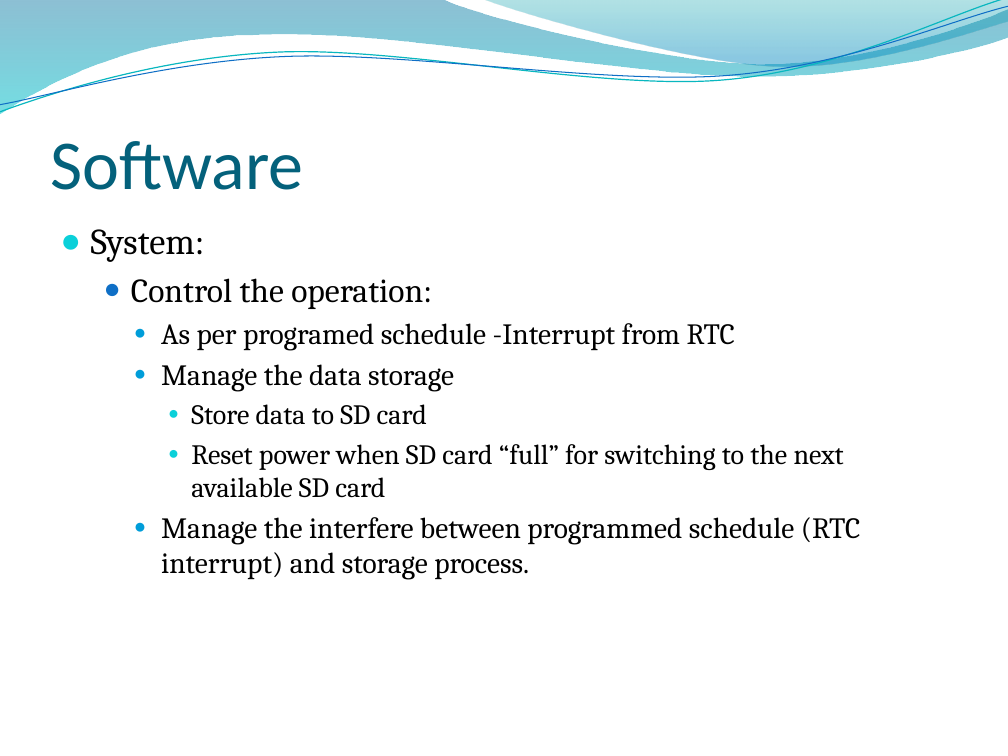
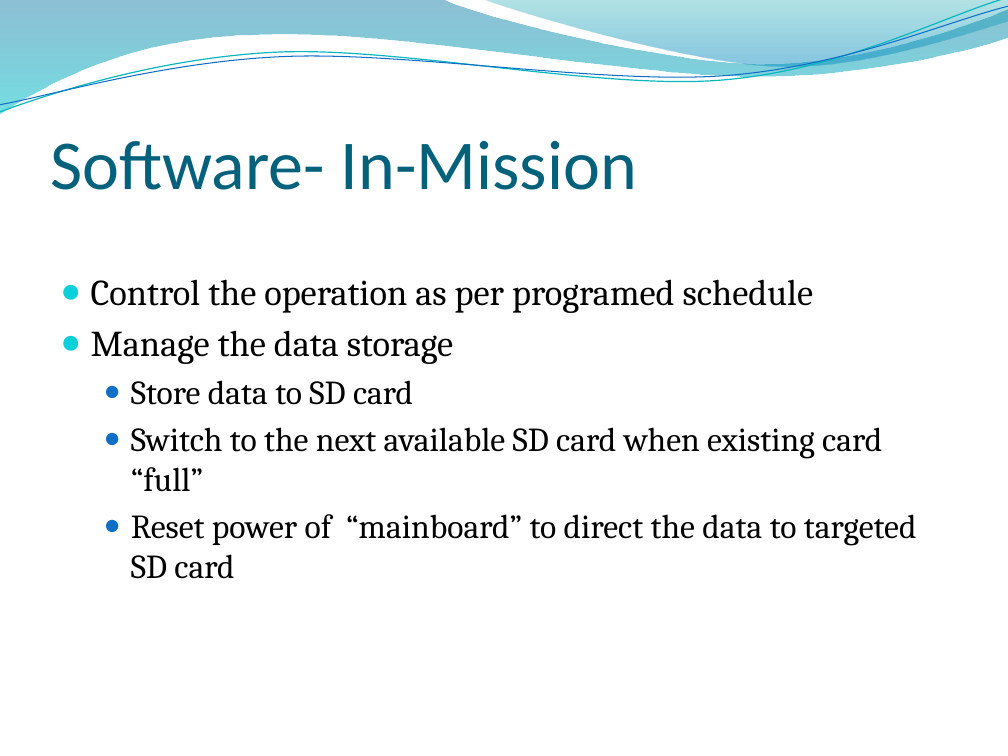
Before and after one commit to chelseathroop/UUVCapstone, a slide deck: slide 11 of CapstoneAssignments/CapstoneProposal.pptx (slide 9 before the commit). Drawn at 1008x756 pixels with LibreOffice and Linux fonts; fonts in the diff are those of the drawing; background and template pictures are left out. Boxes give left, top, right and bottom in pixels: in the first picture for what was removed or moved away, otherwise in the second. Text is boxed around its words. In the diff, an @@ line names an element or a change of style, - is before the commit and + after.

```diff
--- a/CapstoneAssignments/CapstoneProposal.pptx
+++ b/CapstoneAssignments/CapstoneProposal.pptx
@@ title at bbox=[50, 141, 637, 190]: text changed @@
-Software
+Software- In-Mission
@@ text at bbox=[91, 279, 814, 313]: text changed; size 21 to 26 pt @@
-● System:
-  ● Control the operation:
-    ● As per programed schedule -Interrupt from RTC
+● Control the operation as per programed schedule
@@ text at bbox=[91, 330, 453, 405]: size 21 to 26 pt in "Manage the data storage"; size 20 to 24 pt in "Store data to SD card"; list level 3 to 1 in "Manage the data storage"; bullet colour #009DD9 to #0BD0D9; list level 4 to 2 in "Store data to SD card"; bullet colour #0BD0D9 to #0F6FC6 @@
@@ text at bbox=[131, 427, 917, 579]: text changed; size 21 to 24 pt @@
-      ● Reset power when SD card “full” for switching to the next available SD card
-    ● Manage the interfere between programmed schedule (RTC interrupt) and storage process.
+  ● Switch to the next available SD card when existing card “full”
+  ● Reset power of “mainboard” to direct the data to targeted SD card
```
Also in this commit, not shown: 5 other slides changed, 5 slides added, 2 slides removed, 1 other file.
